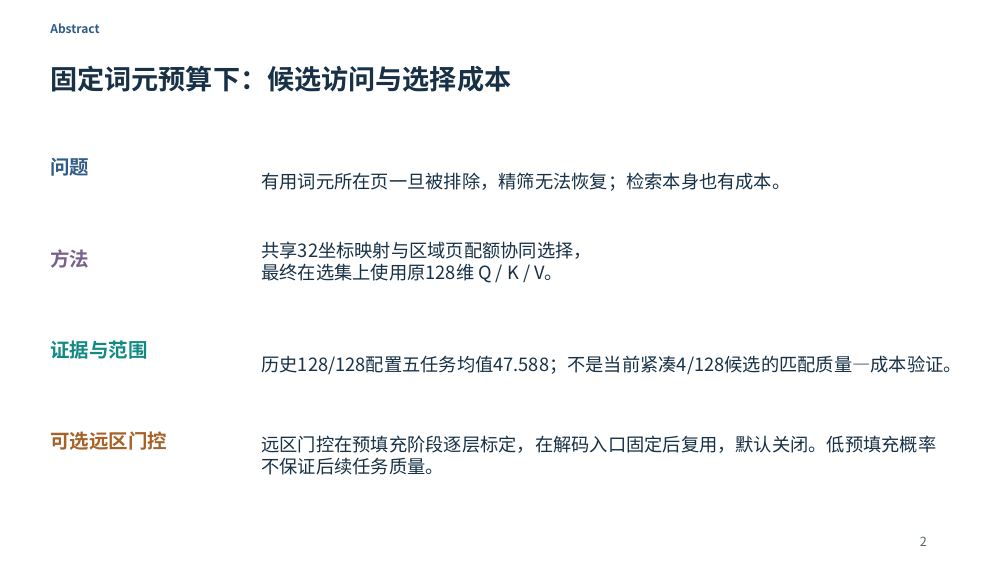
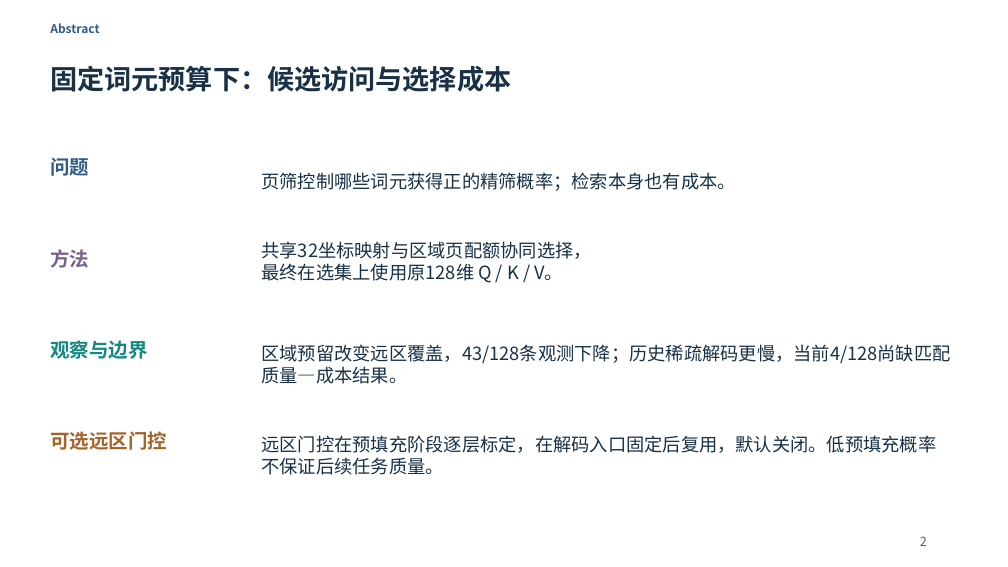
Before and after one commit to Chosen-David/two-level-attention, a slide deck: slide 2 of agent_doc/advice/dac_manuscript/presentation/TwoLevel_UserEdited_20261014.pptx. Drawn at 1008x567 pixels with LibreOffice and Linux fonts; fonts in the diff are those of the drawing. Boxes give left, top, right and bottom in pixels: in the first picture for what was removed or moved away, otherwise in the second. Text is boxed around its words. In the diff, an @@ line names an element or a change of style, - is before the commit and + after.

```diff
--- a/agent_doc/advice/dac_manuscript/presentation/TwoLevel_UserEdited_20261014.pptx
+++ b/agent_doc/advice/dac_manuscript/presentation/TwoLevel_UserEdited_20261014.pptx
@@ text at box(261, 172, 735, 191): text changed @@
-有用词元所在页一旦被排除，精筛无法恢复；检索本身也有成本。
+页筛控制哪些词元获得正的精筛概率；检索本身也有成本。
@@ text at box(50, 340, 148, 359): text changed @@
-证据与范围
+观察与边界
@@ text at box(261, 344, 950, 384): text changed @@
-历史128/128配置五任务均值47.588；不是当前紧凑4/128候选的匹配质量—成本验证。
+区域预留改变远区覆盖，43/128条观测下降；历史稀疏解码更慢，当前4/128尚缺匹配质量—成本结果。
```
Also in this commit, not shown: 4 other slides changed, 17 other files.
